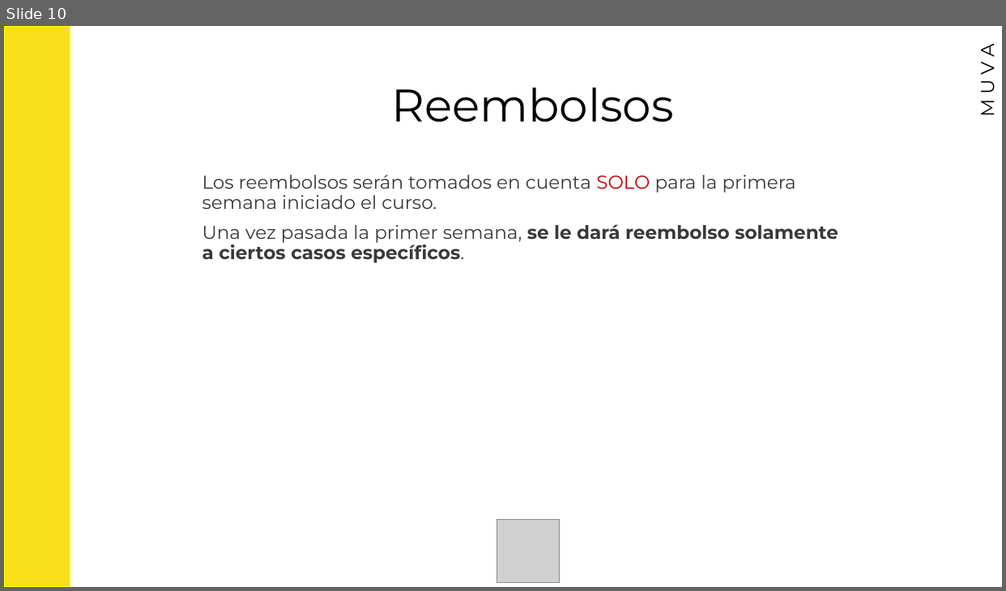
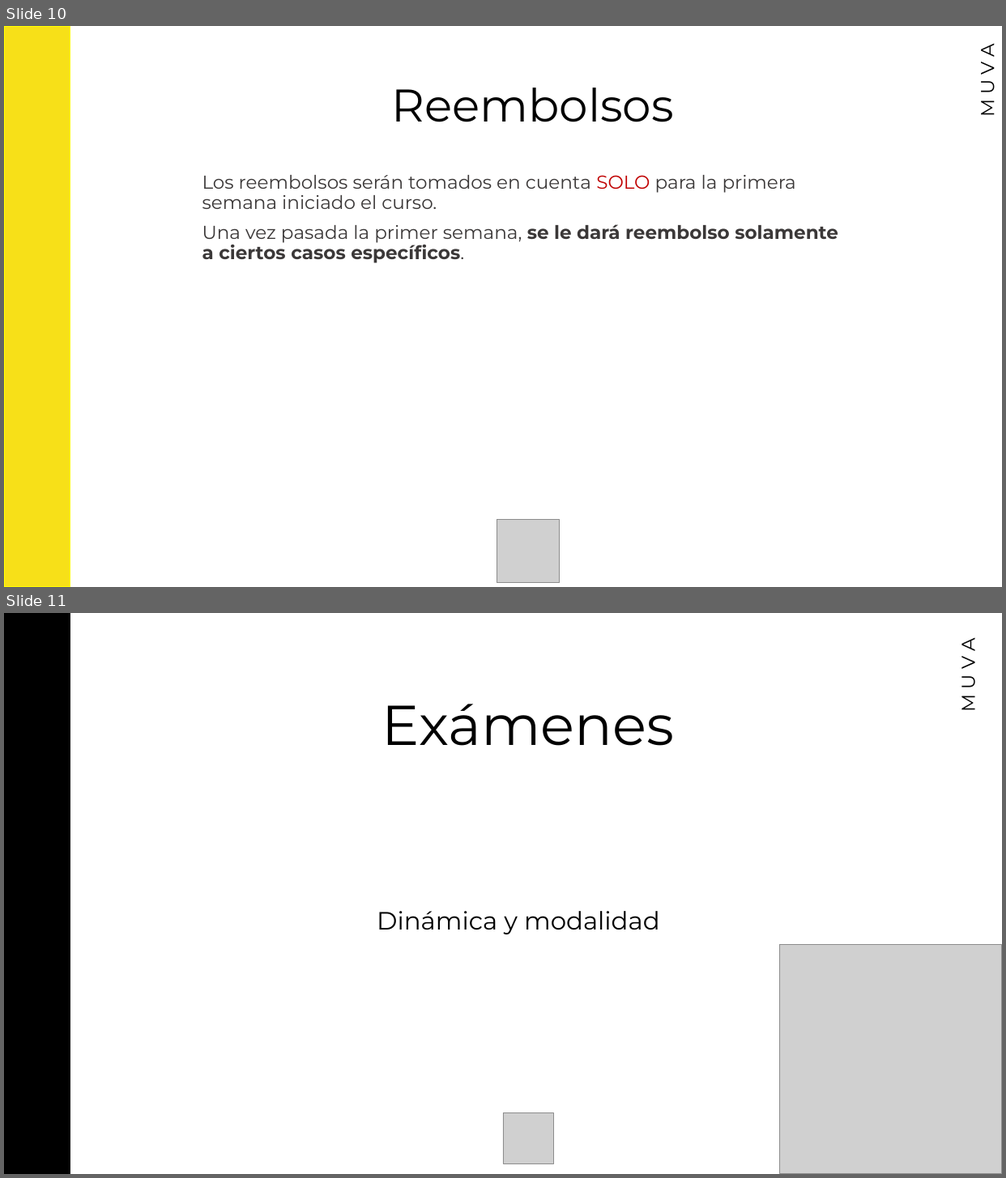
Before and after one commit to MuvaTech0/Muva, a slide deck: cursos/Muva Javascript 2.pptx. Shown one above the other, each under a label of ours: slide 10 before the commit, slides 10 and 11 after it. The pictures are 1006x591 and 1006x1178 pixels, drawn with LibreOffice and Linux fonts; fonts in the diff are those of the drawing; grey boxes stand for pictures. Boxes give left, top, right and bottom in pixels: in the first picture for what was removed or moved away, otherwise in the second. Text is boxed around its words. In the diff, an @@ line names an element or a change of style, - is before the commit and + after.

```diff
--- a/cursos/Muva Javascript 2.pptx
+++ b/cursos/Muva Javascript 2.pptx
@@ slide 11 added at <box>4,613,1002,1174</box>, background #FFFFFF @@
@@ rectangle added at <box>4,613,70,1174</box>, fill #000000, outline #000000 1 pt @@
@@ text added at <box>954,639,980,710</box>, 18 pt, text #000000 @@
+M U V A
@@ title added at <box>382,704,675,746</box>, 54 pt, text #000000 @@
+Exámenes
@@ subtitle added at <box>377,911,660,935</box>, 24 pt, text #000000 @@
+Dinámica y modalidad
@@ picture added at <box>780,944,1002,1174</box> @@
@@ picture added at <box>503,1113,553,1164</box> @@
```
Also in this commit, not shown: 3 other slides added, 3 other files.
